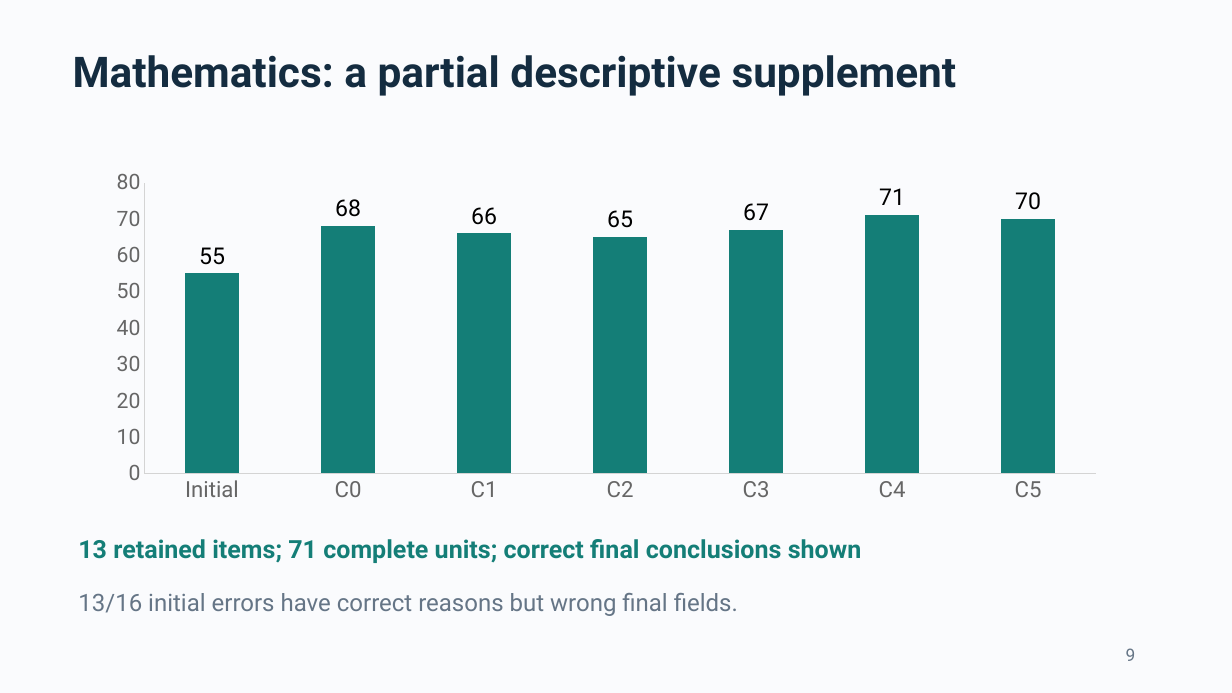
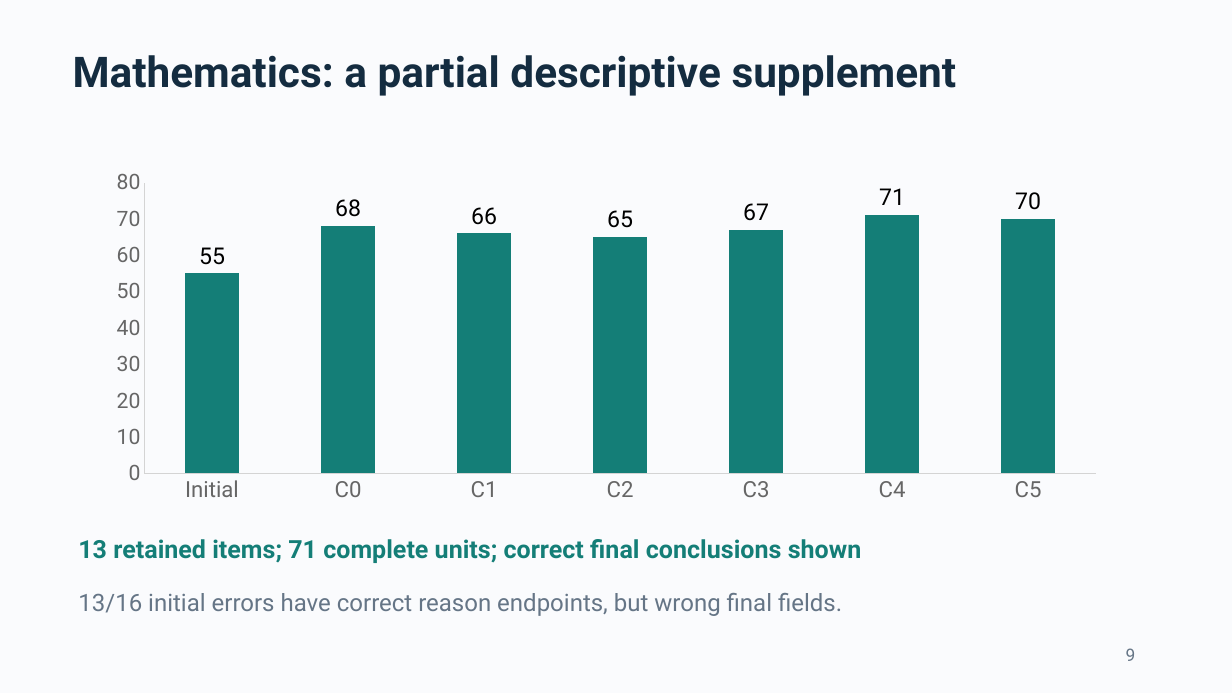
Before and after one commit to ThomasLin070217/comp2501-ai-reliability, a slide deck: slide 9 of Submission_Pack/COMP2501_presentation.pptx. Drawn at 1232x693 pixels with LibreOffice and Linux fonts; fonts in the diff are those of the drawing. Boxes give left, top, right and bottom in pixels: in the first picture for what was removed or moved away, otherwise in the second. Text is boxed around its words. In the diff, an @@ line names an element or a change of style, - is before the commit and + after.

Commit message:
Verify portable R reproduction and finalize handoff materials

```diff
--- a/Submission_Pack/COMP2501_presentation.pptx
+++ b/Submission_Pack/COMP2501_presentation.pptx
@@ text at <box>78,593,842,616</box>: text changed @@
-13/16 initial errors have correct reasons but wrong final fields.
+13/16 initial errors have correct reason endpoints, but wrong final fields.
```
Also in this commit, not shown: 5 other files.
